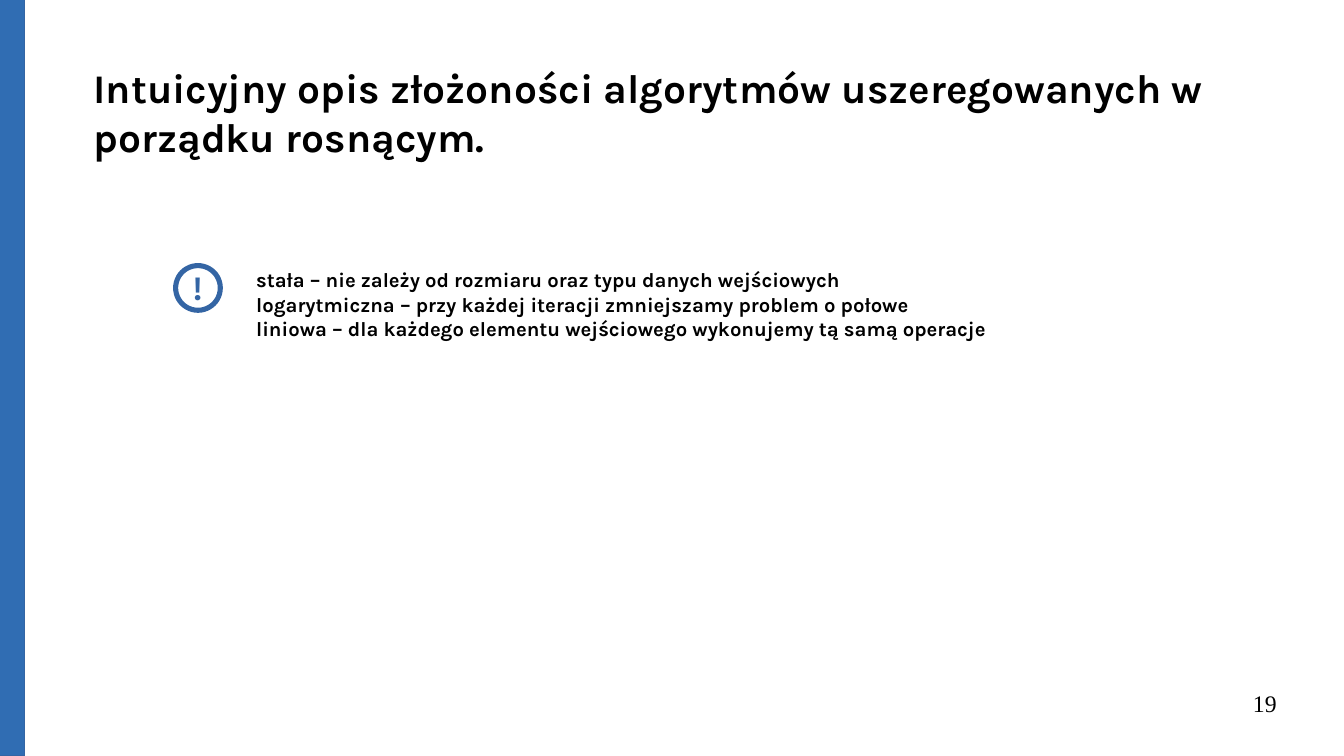
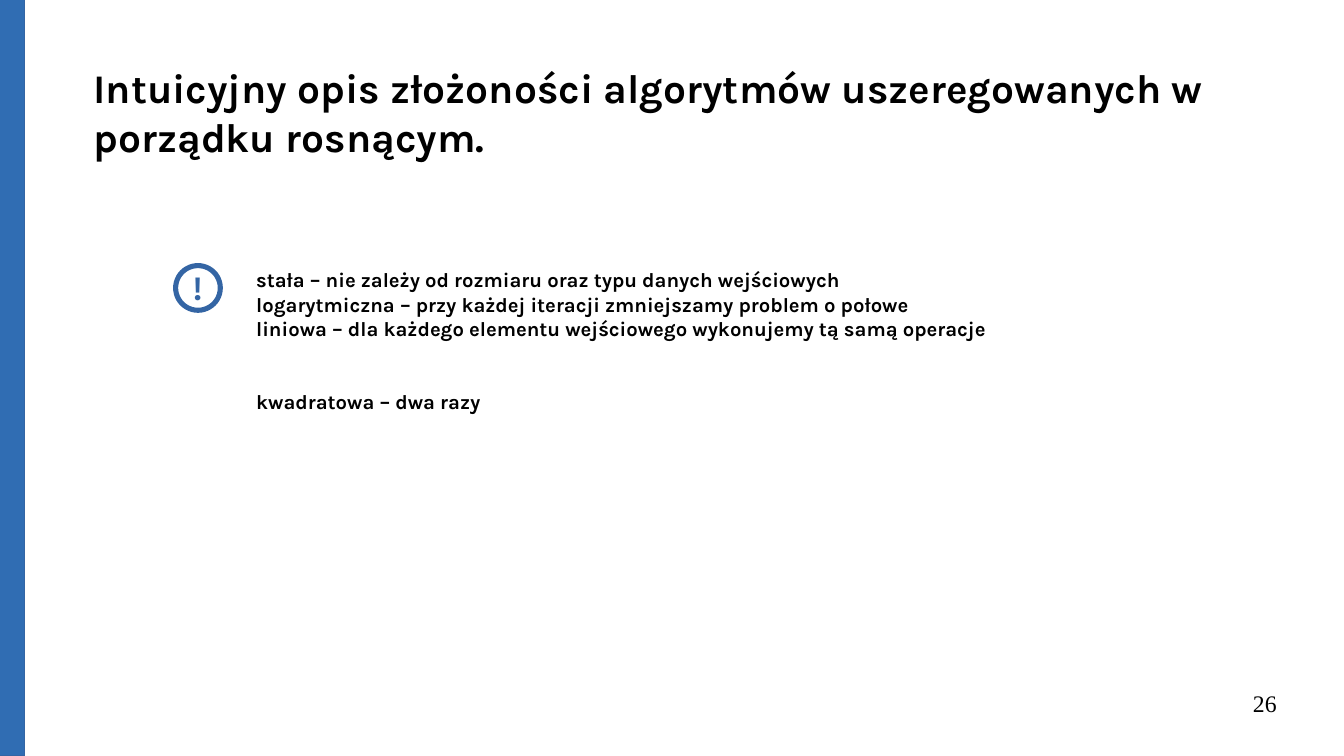
Before and after one commit to Michael-Wisniewski/algorithmic-workshop, a slide deck: slide 26 of gotowa.odp (slide 19 before the commit). Drawn at 1344x756 pixels with LibreOffice and Linux fonts; fonts in the diff are those of the drawing. Boxes give left, top, right and bottom in pixels: in the first picture for what was removed or moved away, otherwise in the second. Text is boxed around its words. In the diff, an @@ line names an element or a change of style, - is before the commit and + after.

```diff
--- a/gotowa.odp
+++ b/gotowa.odp
@@ text at bbox=[256, 395, 480, 414]: paragraph added @@
+kwadratowa – dwa razy
@@ page number at bbox=[1253, 696, 1277, 713]: text changed @@
-19
+26
```
Also in this commit, not shown: 3 other slides changed, 9 slides added, 1 other file.
